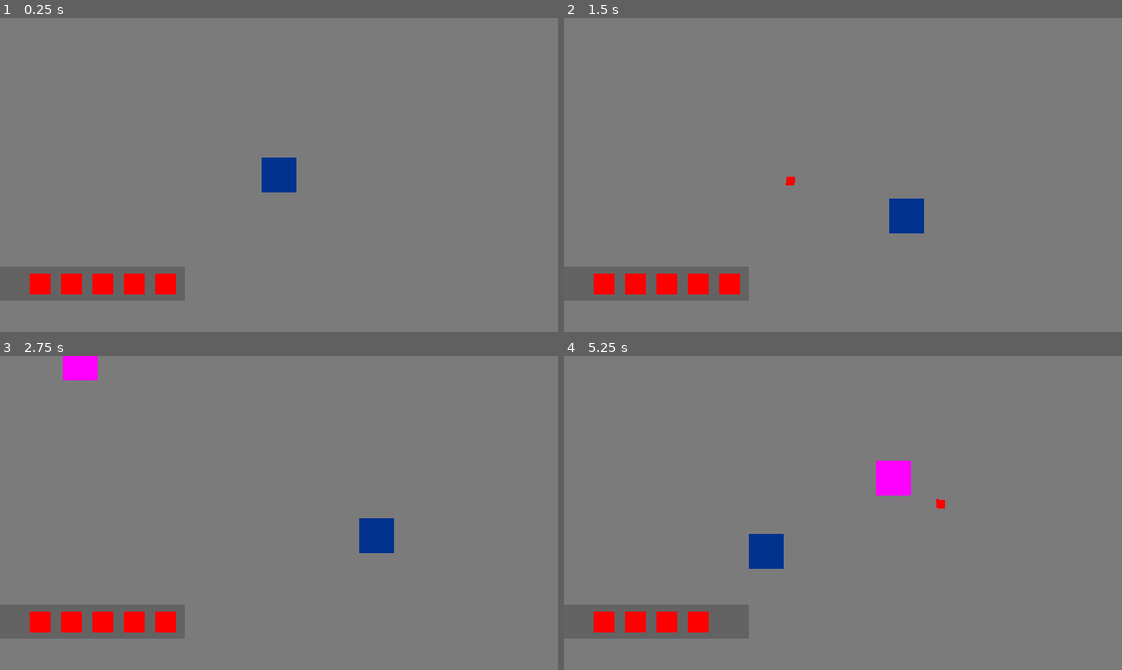
Above: before the commit, frames 1-4 (two rows, left to right).
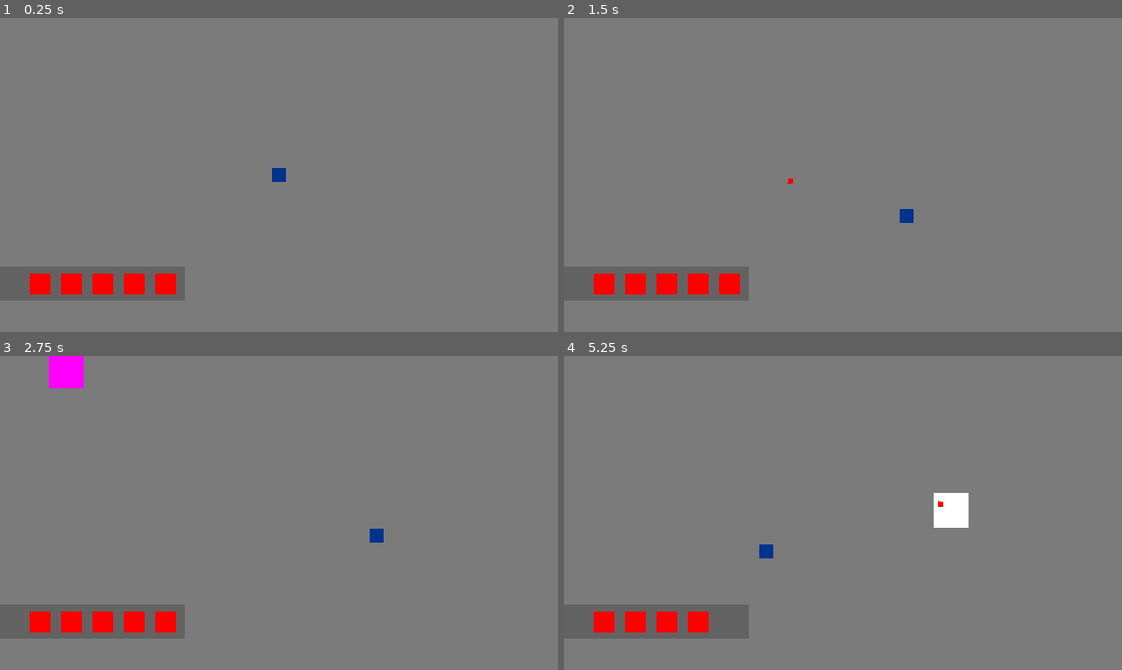
Above: after the commit, the same moments.

Repository: Lukko-Digital/WellesleyGameJam2024
Game: Godot game, scene res://src/main.tscn
Same seed, same stepped clock (60 frames per second), same inputs: the game is played once before the commit and once after it.
Inputs (mouse positions are in pixels of both pictures, inside the frame that each line leads up to):
- Up to frame 1 (0.25 s): no input
- Up to frame 2 (1.5 s): tap Enter at 0.5 s; move the mouse to (965, 159) at 0.52 s; press the mouse at (965, 159) at 0.53 s; hold D (right) 0.53-1.28 s; move the mouse to (731, 190) at 1.27 s; release the mouse at (731, 190) at 1.28 s; hold S (down) from 1.28 s (still down); click (731, 190) at 1.35 s
- Up to frame 3 (2.75 s): move the mouse to (334, 443) at 2.02 s; release S (down) at 2.03 s; press the mouse at (334, 443) at 2.03 s; hold D (right) from 2.03 s (still down)
- Up to frame 4 (5.25 s): move the mouse to (815, 575) at 2.77 s; release D (right) at 2.78 s; release the mouse at (815, 575) at 2.78 s; hold W (up) 2.78-3.53 s; click (815, 575) at 2.85 s; move the mouse to (1010, 560) at 3.52 s; press the mouse at (1010, 560) at 3.53 s; hold A (left) 3.53-5.03 s; move the mouse to (675, 465) at 4.27 s; release the mouse at (675, 465) at 4.28 s; click (675, 465) at 4.35 s; move the mouse to (870, 513) at 5.02 s; press the mouse at (870, 513) at 5.03 s; hold S (down) from 5.03 s (still down)

The runs differ from the first frame. In frame 1, 0.6% of the frame differs, in the area x 46-54%, y 44-56%; in frame 2, 0.6%; in frame 3, 1.1%; in frame 4, 2.0%, in the area x 33-73%, y 33-68%.

Commit message:
resize player and bullet

Diff:
--- a/src/player/bullet.tscn
+++ b/src/player/bullet.tscn
@@ -3,7 +3,7 @@
 [ext_resource type="Script" path="res://src/player/bullet.gd" id="1_m61ky"]
 
 [sub_resource type="RectangleShape2D" id="RectangleShape2D_mye0q"]
-size = Vector2(10, 10)
+size = Vector2(6, 6)
 
 [node name="bullet" type="Area2D"]
 collision_layer = 0
@@ -11,10 +11,10 @@
 script = ExtResource("1_m61ky")
 
 [node name="ColorRect" type="ColorRect" parent="."]
-offset_left = -5.0
-offset_top = -5.0
-offset_right = 5.0
-offset_bottom = 5.0
+offset_left = -3.0
+offset_top = -3.0
+offset_right = 3.0
+offset_bottom = 3.0
 color = Color(1, 0, 0, 1)
 
 [node name="CollisionShape2D" type="CollisionShape2D" parent="."]
--- a/src/player/player.tscn
+++ b/src/player/player.tscn
@@ -4,7 +4,7 @@
 [ext_resource type="PackedScene" uid="uid://hhfchlxg4hc6" path="res://src/display/ui.tscn" id="2_2xssp"]
 
 [sub_resource type="RectangleShape2D" id="RectangleShape2D_rytuv"]
-size = Vector2(40, 40)
+size = Vector2(16, 16)
 
 [node name="player" type="CharacterBody2D" groups=["player"]]
 collision_layer = 2
@@ -12,10 +12,10 @@
 script = ExtResource("1_8v8oq")
 
 [node name="ColorRect" type="ColorRect" parent="."]
-offset_left = -20.0
-offset_top = -20.0
-offset_right = 20.0
-offset_bottom = 20.0
+offset_left = -8.0
+offset_top = -8.0
+offset_right = 8.0
+offset_bottom = 8.0
 color = Color(0, 0.196078, 0.556863, 1)
 
 [node name="CollisionShape2D" type="CollisionShape2D" parent="."]
